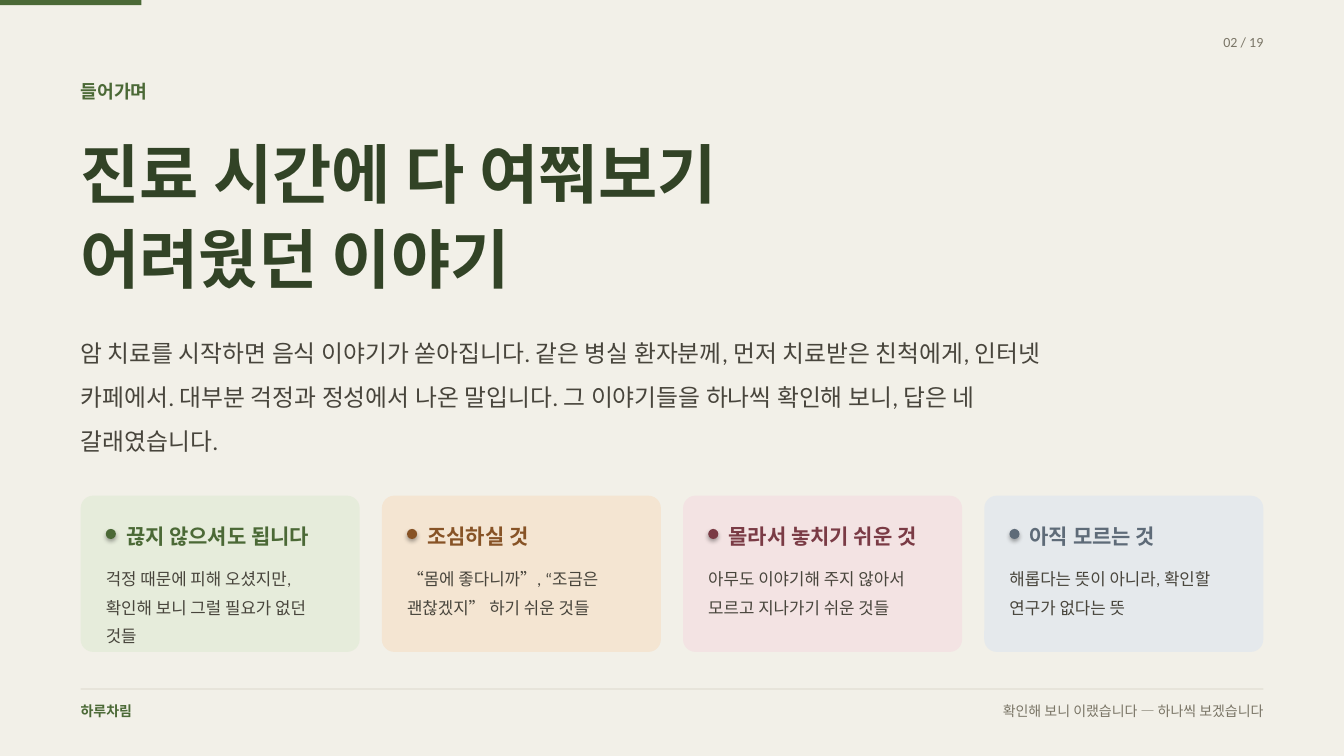
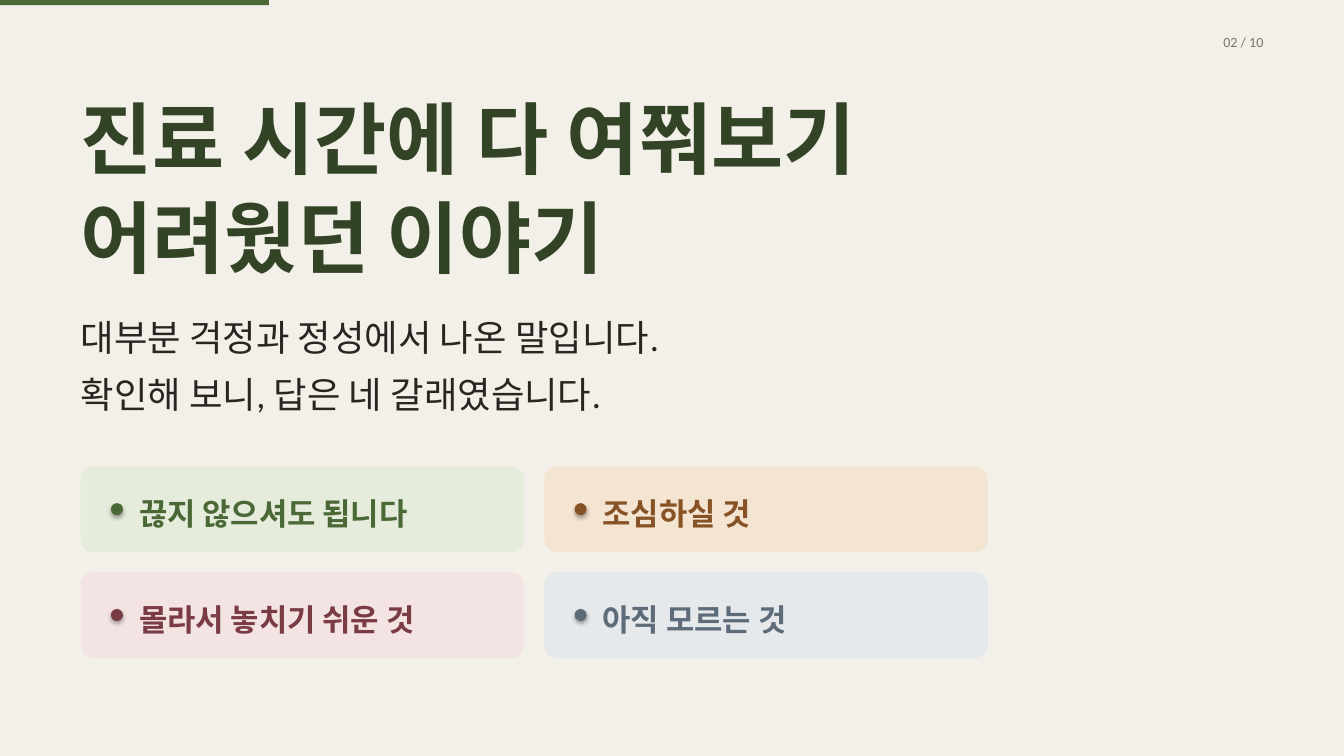
Before and after one commit to rohkwangwon-lang/harucharim-app, a slide deck: slide 2 of docs/홍보/하루차림-환자-발표.pptx. Drawn at 1344x756 pixels with LibreOffice and Linux fonts; fonts in the diff are those of the drawing. Boxes give left, top, right and bottom in pixels: in the first picture for what was removed or moved away, otherwise in the second. Text is boxed around its words. In the diff, an @@ line names an element or a change of style, - is before the commit and + after.

```diff
--- a/docs/홍보/하루차림-환자-발표.pptx
+++ b/docs/홍보/하루차림-환자-발표.pptx
@@ rectangle: place and size @@
-rectangle at box(0, 0, 141, 5)
+rectangle at box(0, 0, 269, 5)
@@ text at box(1223, 38, 1263, 47): text changed @@
-02 / 19
+02 / 10
@@ text "진료 시간에 다 여쭤보기": place and size @@
-text "진료 시간에 다 여쭤보기" at box(81, 144, 717, 289)
+text "진료 시간에 다 여쭤보기" at box(81, 102, 856, 274)
@@ text "진료 시간에 다 여쭤보기" at box(81, 102, 856, 274): size 46 to 56 pt; line spacing 1.1 to 1.05 @@
@@ text removed at box(81, 82, 148, 100) @@
-들어가며
@@ text at box(81, 321, 659, 413): text changed; size 17 to 26 pt; text colour #48453C to #282621 @@
-암 치료를 시작하면 음식 이야기가 쏟아집니다. 같은 병실 환자분께, 먼저 치료받은 친척에게, 인터넷
-카페에서. 대부분 걱정과 정성에서 나온 말입니다. 그 이야기들을 하나씩 확인해 보니, 답은 네
-갈래였습니다.
+대부분 걱정과 정성에서 나온 말입니다.
+확인해 보니, 답은 네 갈래였습니다.
@@ rounded rectangle: place and size @@
-rounded rectangle at box(81, 496, 360, 652)
+rounded rectangle at box(81, 467, 524, 553)
@@ rounded rectangle at box(81, 467, 524, 553): proportions changed @@
@@ text "끊지 않으셔도 됩니다": place and size @@
-text "끊지 않으셔도 됩니다" at box(126, 526, 309, 546)
+text "끊지 않으셔도 됩니다" at box(139, 499, 408, 528)
@@ rounded rectangle added at box(544, 467, 988, 553), fill #F4E5D2 @@
@@ text "조심하실 것": place and size @@
-text "조심하실 것" at box(427, 526, 528, 546)
+text "조심하실 것" at box(603, 499, 751, 528)
@@ ellipse: place and size @@
-ellipse at box(106, 529, 116, 539)
+ellipse at box(111, 503, 123, 515)
@@ rounded rectangle removed at box(382, 496, 661, 652) @@
@@ ellipse: place and size @@
-ellipse at box(407, 529, 417, 539)
+ellipse at box(575, 503, 587, 515)
@@ rounded rectangle removed at box(984, 496, 1263, 652) @@
@@ ellipse removed at box(1009, 529, 1019, 539) @@
@@ rounded rectangle added at box(81, 573, 524, 658), fill #F3E3E3 @@
@@ text removed at box(106, 571, 306, 643) @@
-걱정 때문에 피해 오셨지만,
-확인해 보니 그럴 필요가 없던
-것들
@@ text "몰라서 놓치기 쉬운 것": place and size @@
-text "몰라서 놓치기 쉬운 것" at box(728, 526, 916, 546)
+text "몰라서 놓치기 쉬운 것" at box(139, 605, 414, 634)
@@ text removed at box(407, 571, 598, 616) @@
-“몸에 좋다니까”, “조금은
-괜찮겠지” 하기 쉬운 것들
@@ rounded rectangle: place and size @@
-rounded rectangle at box(684, 496, 963, 652)
+rounded rectangle at box(544, 573, 988, 658)
@@ rounded rectangle at box(544, 573, 988, 658): fill #F3E3E3 to #E5E9EC; proportions changed @@
@@ size 15 to 22 pt; vertical alignment top to middle in 4 elements at box(139, 499, 408, 528), box(603, 499, 751, 528), box(139, 605, 414, 634), box(603, 605, 786, 634) @@
@@ text "아직 모르는 것": place and size @@
-text "아직 모르는 것" at box(1030, 526, 1155, 546)
+text "아직 모르는 것" at box(603, 605, 786, 634)
@@ text removed at box(708, 571, 904, 616) @@
-아무도 이야기해 주지 않아서
-모르고 지나가기 쉬운 것들
@@ text removed at box(1009, 571, 1210, 616) @@
-해롭다는 뜻이 아니라, 확인할
-연구가 없다는 뜻
@@ ellipse added at box(111, 609, 123, 621), fill #7A3B45 @@
@@ ellipse: place and size @@
-ellipse at box(709, 529, 719, 539)
+ellipse at box(575, 609, 587, 621)
@@ ellipse at box(575, 609, 587, 621): fill #7A3B45 to #5E6B78 @@
@@ text removed at box(81, 704, 132, 718) @@
-하루차림
@@ text removed at box(1003, 704, 1263, 717) @@
-확인해 보니 이랬습니다 — 하나씩 보겠습니다
```
Also in this commit, not shown: 7 other slides changed, 2 slides added, 11 slides removed, 32 other files.
